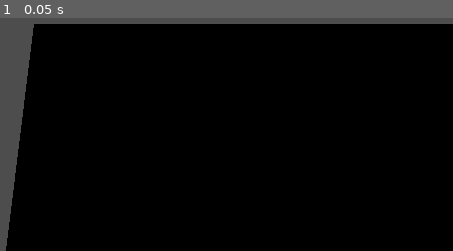
Above: before the commit, frame 1.
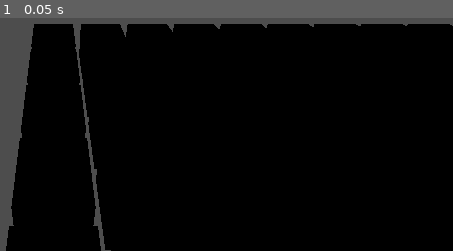
Above: after the commit, the same moment.

Repository: nicoexport/rendering_one_million_animated_objects_in_godot
Game: Godot game, scene res://scenes/main.tscn
Same seed, same stepped clock (60 frames per second), same inputs: the game is played once before the commit and once after it.
Inputs:
- Up to frame 1 (0.05 s): no input

The runs differ from the first frame. In frame 1, 1.0% of the frame differs, in the area x 1-100%, y 2-100%.

Commit message:
implement spacing

Diff:
--- a/scenes/main.tscn
+++ b/scenes/main.tscn
@@ -1,8 +1,6 @@
-[gd_scene load_steps=3 format=3 uid="uid://da84wuiftwfdn"]
+[gd_scene load_steps=2 format=3 uid="uid://da84wuiftwfdn"]
 
 [ext_resource type="Script" uid="uid://bjj5apo64yhky" path="res://scripts/controller.gd" id="1_o5qli"]
-
-[sub_resource type="BoxMesh" id="BoxMesh_o5qli"]
 
 [node name="Main" type="Node3D"]
 
@@ -11,6 +9,3 @@
 
 [node name="Camera3D" type="Camera3D" parent="."]
 transform = Transform3D(1, 0, 0, 0, 0.876037, 0.482243, 0, -0.482243, 0.876037, 0, 4.04991, 6.10433)
-
-[node name="MeshInstance3D" type="MeshInstance3D" parent="."]
-mesh = SubResource("BoxMesh_o5qli")
--- a/scripts/controller.gd
+++ b/scripts/controller.gd
@@ -1,6 +1,7 @@
 extends Node3D
 
-@export var grid_resolution: Vector2 = Vector2(20, 20)
+@export var grid_resolution: Vector2i = Vector2(20, 20)
+@export var grid_spacing: float = 1.2
 
 func _ready() -> void:
     for x in range(grid_resolution.x):
@@ -8,4 +9,4 @@
             var instance = MeshInstance3D.new()
             add_child(instance)
             instance.mesh = BoxMesh.new()
-            instance.global_position = Vector3(x, 0.0, z)
+            instance.global_position = Vector3(x * grid_spacing, 0.0, z * grid_spacing)
